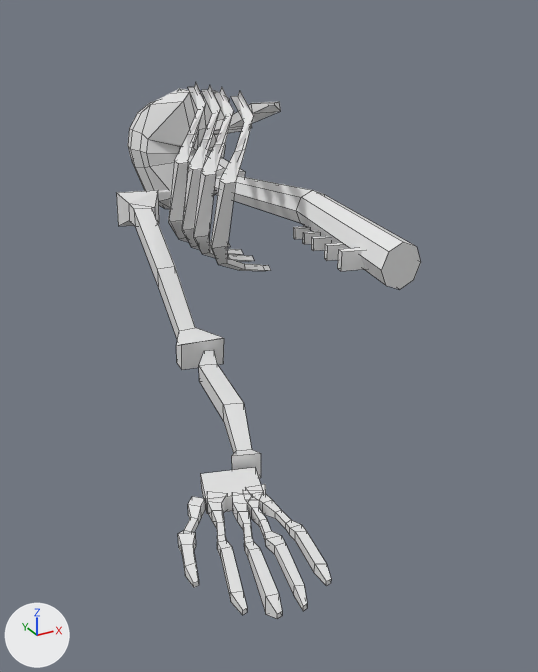
A saved change to the Blender file assets/models/skeleton/skeleton.blend.
Rendered twice from a 50 mm lens placed at (-1.13, -1.55, 0.58), pointed at (-0.21, 0.13, -0.26). The lights are fixed; the arrows at lower left show +X, +Y and +Z. The first picture is the older version. Mesh edges are drawn as thin lines on the coarser meshes.

Script lines for the objects in view, before the commit:
```python
ob_humerus = bpy.data.objects.new('Humerus', me_cube_002)
ob_humerus.location = (-0.406, 0.409, 0.0)
ob_humerus.scale = (0.0238, 0.0238, 0.0238)
ob_indexfinger = bpy.data.objects.new('IndexFinger', me_cube_010)
ob_indexfinger.location = (-0.603, -0.54, -0.266)
ob_indexfinger.rotation_euler = (0.0, 0.0, -0.437)  # degrees (0, 0, -25)
ob_indexfinger.scale = (0.0125, 0.0125, 0.0125)
ob_middlefinger = bpy.data.objects.new('MiddleFinger', me_cube_009)
ob_middlefinger.location = (-0.63, -0.538, -0.266)
ob_middlefinger.rotation_euler = (0.0, 0.0, -0.572)  # degrees (0, 0, -33)
ob_middlefinger.scale = (0.0125, 0.0125, 0.0125)
ob_palm = bpy.data.objects.new('Palm', me_cube_005)
ob_palm.location = (-0.62, -0.462, -0.266)
ob_palm.rotation_euler = (0.0, 0.0, -0.299)  # degrees (0, 0, -17)
ob_palm.scale = (-0.0542, -0.0426, -0.0165)
ob_pinky = bpy.data.objects.new('Pinky', me_cube_011)
ob_pinky.location = (-0.581, -0.53, -0.266)
ob_pinky.rotation_euler = (0.0, 0.0, -0.112)  # degrees (0, 0, -6.4)
ob_pinky.scale = (0.0125, 0.0125, 0.0125)
ob_ribcagefront = bpy.data.objects.new('RibcageFront', me_cube_013)
ob_ribcagefront.location = (0.0, 0.781, 0.221)
ob_ribcagefront.rotation_euler = (-0.321, 0.0, 0.0)  # degrees (-18, 0, 0)
ob_ribcagefront.scale = (0.0527, 0.0527, 0.0143)
ob_rngfinger = bpy.data.objects.new('RngFinger', me_cube_007)
ob_rngfinger.location = (-0.67, -0.513, -0.266)
ob_rngfinger.rotation_euler = (0.0, 0.0, -0.572)  # degrees (0, 0, -33)
ob_rngfinger.scale = (0.0125, 0.0125, 0.0125)
ob_thumb = bpy.data.objects.new('Thumb', me_cube_006)
ob_thumb.location = (-0.7, -0.479, -0.266)
ob_thumb.rotation_euler = (0.0, 0.0, -0.735)  # degrees (0, 0, -42)
ob_thumb.scale = (0.0125, 0.0125, 0.0125)
ob_ulna = bpy.data.objects.new('Ulna', me_cube_004)
ob_ulna.location = (-0.483, -0.189, -0.254)
ob_ulna.rotation_euler = (0.0, 0.0, -0.344)  # degrees (0, 0, -20)
ob_ulna.scale = (0.0229, 0.0229, 0.0229)
# also in view: 'LowerRib1.001' at (-0.17, 0.45, 0.08); 'Spine' at (-0.02, 0.39, 0.02); 'LowerRib1.002' at (-0.17, 0.53, 0.08); 'LowerRib1.003' at (-0.17, 0.63, 0.08); 'Skull' at (0.0, 1.22, 0.07)
```
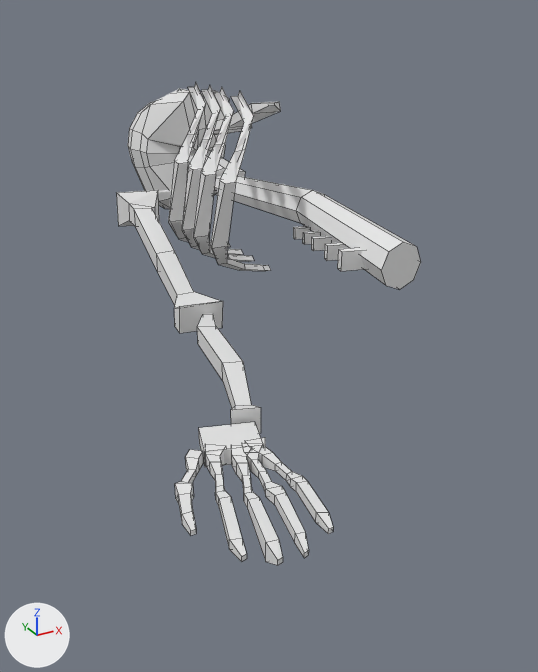
Commit message: More skeleton progress

The change, as a list of edits to the scene's bpy script:
```text
Change me_cube_002:
    used by ob_humerus; location = (-0.406, 0.409, 0.0); scale = (0.0238, 0.0238, 0.0238)
    remove me_cube_002.from_pydata(...)  # 32 vertices, 30 faces; spans x -3.2..4.7, y -13.6..16.5, z -12.2..2.0
    add me_cube_002.from_pydata(...)  # 32 vertices, 30 faces; spans x -3.2..4.7, y -13.6..16.5, z -7.8..2.0
    me_cube_002 part 1: all 4 vertices in x -0.8..1.5, y 0.3, z -6.9..-4.5 are moved by (0.0, 0.0, 2.0)
    me_cube_002 part 2: all 12 vertices in x -3.2..2.4, y -13.6..-8.4, z -12.2..-8.9 are moved by (0.0, 0.0, 4.4)
Change ob_thumb:
    ob_thumb.location: (-0.7, -0.479, -0.266) -> (-0.7, -0.479, -0.162)
Change ob_palm:
    ob_palm.location: (-0.62, -0.462, -0.266) -> (-0.62, -0.462, -0.162)
Change ob_ulna:
    ob_ulna.location: (-0.483, -0.189, -0.254) -> (-0.483, -0.189, -0.151)
Change ob_rngfinger:
    ob_rngfinger.location: (-0.67, -0.513, -0.266) -> (-0.67, -0.513, -0.162)
Change ob_middlefinger:
    ob_middlefinger.location: (-0.63, -0.538, -0.266) -> (-0.63, -0.538, -0.162)
Change ob_indexfinger:
    ob_indexfinger.location: (-0.603, -0.54, -0.266) -> (-0.603, -0.54, -0.162)
Change ob_pinky:
    ob_pinky.location: (-0.581, -0.53, -0.266) -> (-0.581, -0.53, -0.162)
```

What differs and where, as boxes [x1, y1, x2, y2] in the pictures (538 x 672 px; the box of a moved part takes in the faces that stretch with it):
'Humerus', reshaped (20% shorter)
    before: [116, 190, 224, 370]
    after: [116, 190, 223, 333]
'Ulna', moved
    before: [199, 350, 261, 478]
    after: [197, 314, 261, 434]
'MiddleFinger', moved
    before: [232, 492, 282, 619]
    after: [231, 445, 283, 565]
'IndexFinger', moved
    before: [243, 490, 307, 611]
    after: [242, 443, 309, 558]
'Pinky', moved
    before: [246, 484, 331, 586]
    after: [245, 438, 333, 534]
'RngFinger', moved
    before: [207, 491, 247, 615]
    after: [205, 444, 247, 562]
'Palm', moved
    before: [200, 468, 262, 514]
    after: [198, 422, 262, 467]
'Thumb', moved
    before: [178, 497, 205, 588]
    after: [175, 449, 204, 535]
part 1 of me_cube_002, moved or reshaped
    before: [134, 208, 195, 340]
    after: [134, 208, 194, 305]
part 2 of me_cube_002, moved or reshaped
    before: [176, 328, 224, 370]
    after: [174, 292, 223, 333]
